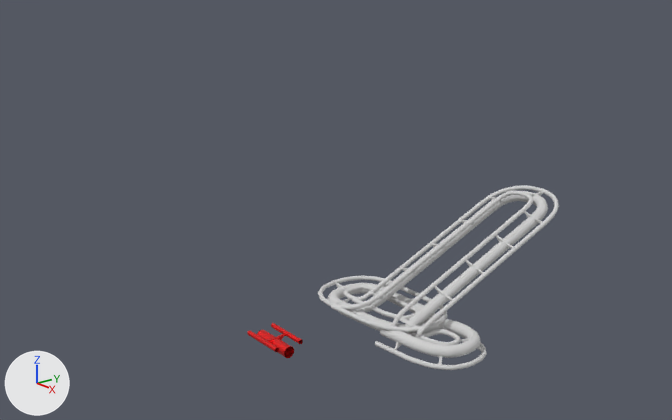
A saved change to the Blender file project/rollercoaster.blend.
Camera for both pictures: a 50 mm camera at (11.26, -9.3, 6.62) aimed at (-0.68, 0.04, 1.72). Every picture has the same lights, and +X, +Y and +Z are marked at lower left.

The older version as bpy lines, for what is in view:
```python
me_cylinder = bpy.data.meshes.new('Cylinder')
me_cylinder.from_pydata(...)  # 229 vertices, 176 faces; spans x -0.151..0.098, y -0.269..0.0, z 0.0..0.39
me_cylinder.polygons.foreach_set('use_smooth', [True] * 176)
me_cylinder.materials.append(mat_material)  # red #ef2e2e
me_cylinder_012 = bpy.data.meshes.new('Cylinder.012')
me_cylinder_012.from_pydata(...)  # 11488 vertices, 11104 faces; spans x -0.39..0.39, y -0.097..0.15, z -0.269..0.269
me_cylinder_012.materials.append(mat_material_012)
ob_cylinder = bpy.data.objects.new('Cylinder', me_cylinder)
ob_cylinder.location = (0.0, -1.73, 0.0)
ob_cylinder.rotation_euler = (0.0, 1.571, 0.0)  # degrees (0, 90, 0)
_m = ob_cylinder.modifiers.new('Mirror', 'MIRROR')
_m.use_axis = (False, True, True)
_m.merge_threshold = 0.0185
_m = ob_cylinder.modifiers.new('Subsurf', 'SUBSURF')
_m.levels = 2
ob_tracks = bpy.data.objects.new('tracks', me_cylinder_012)
ob_tracks.location = (0.0, 0.0, 0.0)
ob_tracks.rotation_euler = (1.571, 0.0, 0.0)  # degrees (90, 0, 0)
_m = ob_tracks.modifiers.new('Array', 'ARRAY')
_m.fit_type = 'FIT_CURVE'
_m.curve = ob_rollercoastercurve
_m.constant_offset_displace = (0.0, 0.0, 0.0)
_m = ob_tracks.modifiers.new('Curve', 'CURVE')
_m.object = ob_rollercoastercurve
```
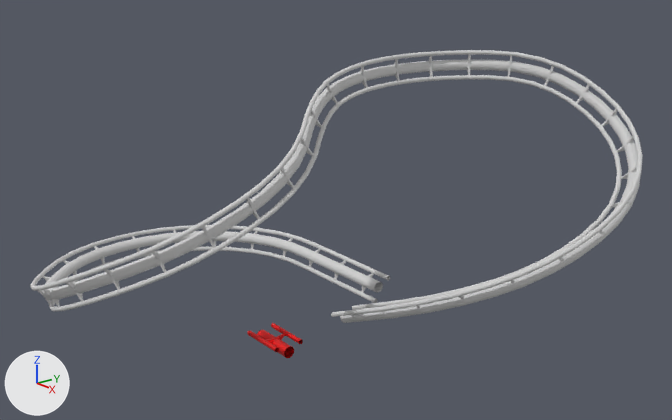
Commit message: essayé de faire un track mais pas sûr que ça aille

Location of each change, (x1, y1, x2, y2) in pixels of the pictures (672 x 420 px):
'tracks', reshaped (154% wider, 48% taller)
    before: (318, 186, 559, 370)
    after: (30, 50, 643, 323)

Diff of the bpy script that builds the scene:
```diff
--- a/project/rollercoaster.blend.py
+++ b/project/rollercoaster.blend.py
@@ cu_trackcurve_012 @@
 cu_trackcurve_012.dimensions = '3D'
-_sp = cu_trackcurve_012.splines.new('NURBS'); _sp.points.add(19)
-_sp.points.foreach_set('co', [0.0, 0.0, 0.0, 1.0, 1.0, 0.0, 0.0, 1.0, 1.0, 1.0, 0.0, 1.0, 0.0, 1.0, 0.0, 1.0, -1.0, 1.0, 0.0, 1.0, -1.0, 0.0, 0.0, 1.0, 0.0, 0.0, 0.0, 1.0, 0.0, 0.924, 0.383, 1.0, 0.0, 1.848, 0.765, 1.0, 0.0, 2.772, 1.148, 1.0, 0.0, 3.696, 1.531, 1.0, 1.0, 3.696, 1.531, 1.0, 1.0, 2.772, 1.148, 1.0, 1.0, 1.848, 0.765, 1.0, 1.0, 0.924, 0.383, 1.0, 1.0, 0.0, 0.0, 1.0, 1.0, 1.0, 0.0, 1.0, 2.0, 1.0, 0.0, 1.0, 2.0, 0.0, 0.0, 1.0, 1.0, 0.0, 0.0, 1.0])
+_sp = cu_trackcurve_012.splines.new('NURBS'); _sp.points.add(17)
+_sp.points.foreach_set('co', [0.0, 0.0, 0.0, 1.0, 1.848, 0.0, 0.765, 1.0, 3.154, 1.307, 1.531, 1.0, 3.154, 3.154, 2.296, 1.0, 1.848, 4.461, 3.061, 1.0, 0.0, 4.461, 3.827, 1.0, -1.414, 3.047, 3.827, 1.0, -1.414, 1.047, 3.827, 1.0, -1.414, 0.123, 3.444, 1.0, -0.108, -1.184, 2.679, 1.0, -0.108, -3.032, 1.913, 1.0, -1.414, -4.338, 1.148, 1.0, -3.262, -4.338, 0.383, 1.0, -4.676, -2.924, 0.383, 1.0, -4.676, -0.924, 0.383, 1.0, -3.262, 0.49, 0.383, 1.0, -1.262, 0.49, 0.383, 1.0, -0.262, 0.49, 0.383, 1.0])
 _sp.order_u = 3
```
